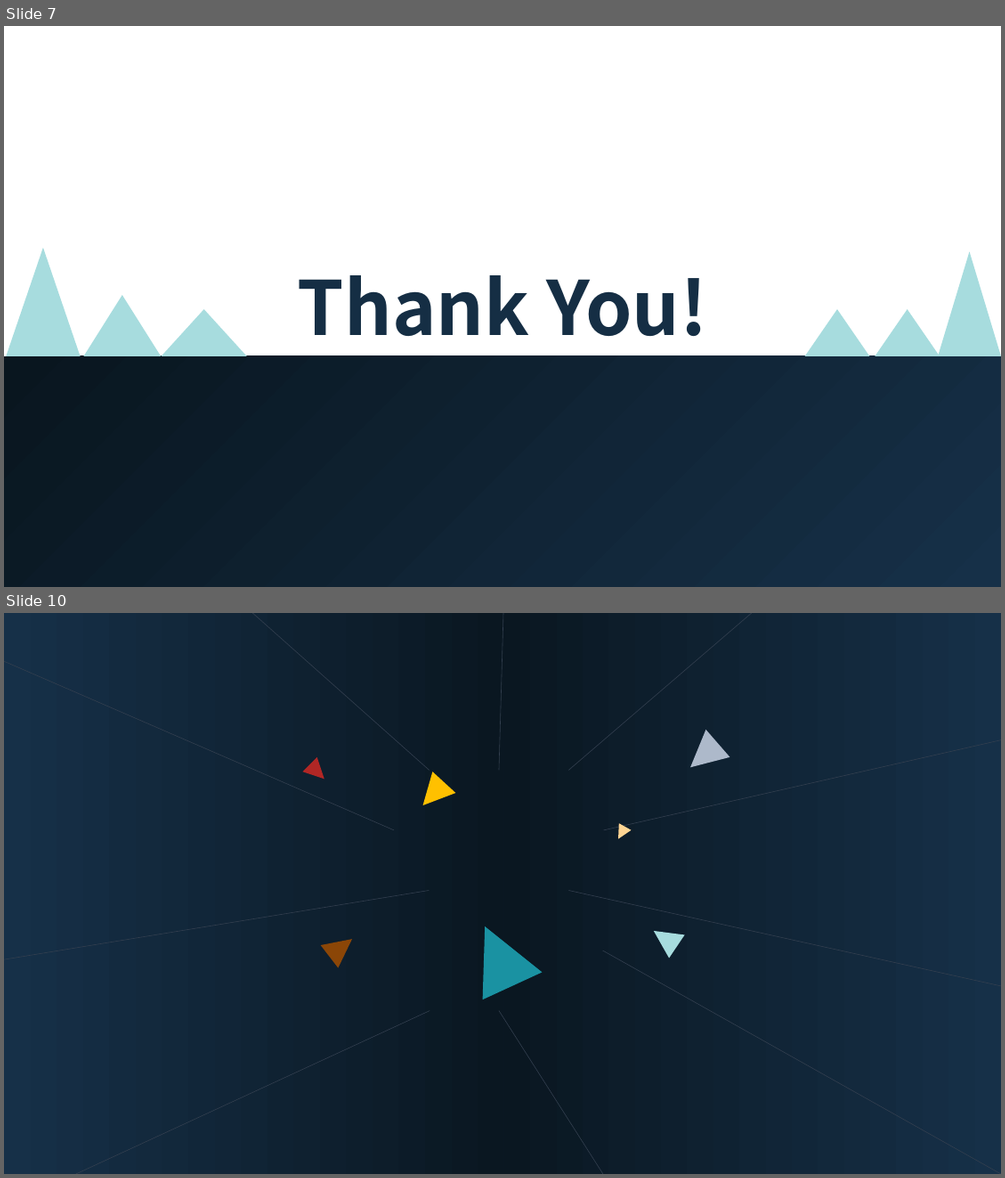
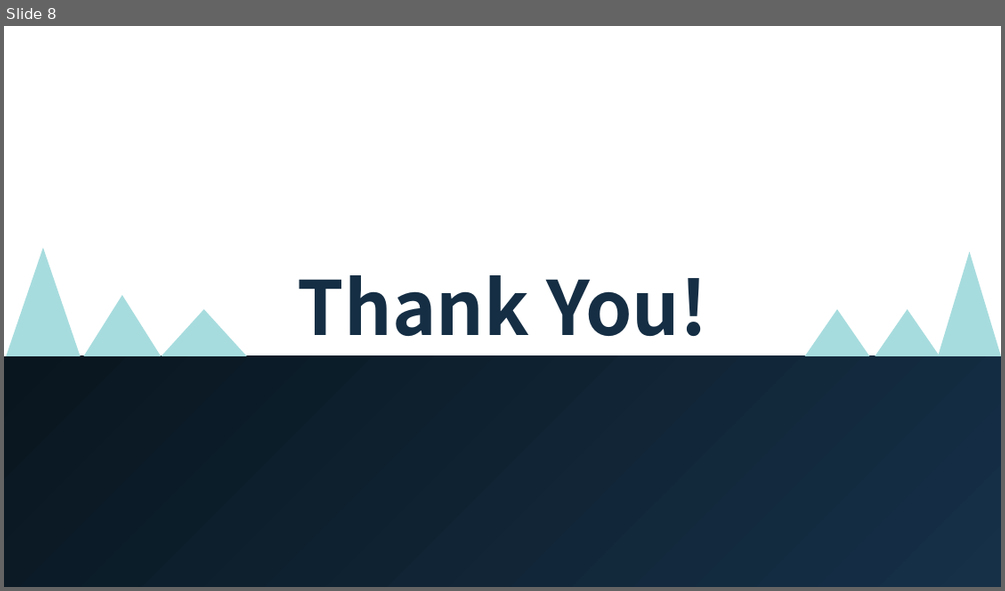
Before and after one commit to saloneeshah/Final-Project, a slide deck: Goalkeepr Success Rate Slide.pptx. Shown one above the other, each under a label of ours: slides 7 and 10 before the commit, slide 8 after it; the slides between them are not shown. The pictures are 1005x1178 and 1005x591 pixels, drawn with LibreOffice and Linux fonts; fonts in the diff are those of the drawing. Boxes give left, top, right and bottom in pixels: in the first picture for what was removed or moved away, otherwise in the second. Text is boxed around its words. In the diff, an @@ line names an element or a change of style, - is before the commit and + after.

```diff
--- a/Goalkeepr Success Rate Slide.pptx
+++ b/Goalkeepr Success Rate Slide.pptx
@@ slide 10 removed at (4,613,1001,1174), background #FFFFFF @@
@@ rectangle removed at (4,613,504,1174) @@
@@ line removed from (253, 613) to (429, 770) @@
@@ line removed from (503, 613) to (499, 770) @@
@@ rectangle removed at (504,613,1001,1174) @@
@@ line removed from (568, 770) to (752, 613) @@
@@ line removed from (4, 662) to (395, 830) @@
@@ line removed from (604, 830) to (1001, 740) @@
@@ triangle removed at (679,730,730,781) @@
@@ triangle removed at (303,757,332,786) @@
@@ triangle removed at (411,771,455,816) @@
@@ triangle removed at (613,824,631,843) @@
@@ line removed from (4, 959) to (429, 891) @@
@@ line removed from (568, 891) to (1001, 986) @@
@@ triangle removed at (321,927,360,967) @@
@@ triangle removed at (455,913,542,1000) @@
@@ triangle removed at (647,919,685,957) @@
@@ line removed from (603, 950) to (1001, 1174) @@
@@ line removed from (76, 1174) to (429, 1011) @@
@@ line removed from (499, 1011) to (603, 1174) @@
@@ what was slide 7 is now slide 8 @@
```
Also in this commit, not shown: 2 slides changed, 2 slides added, 3 other slides removed.
